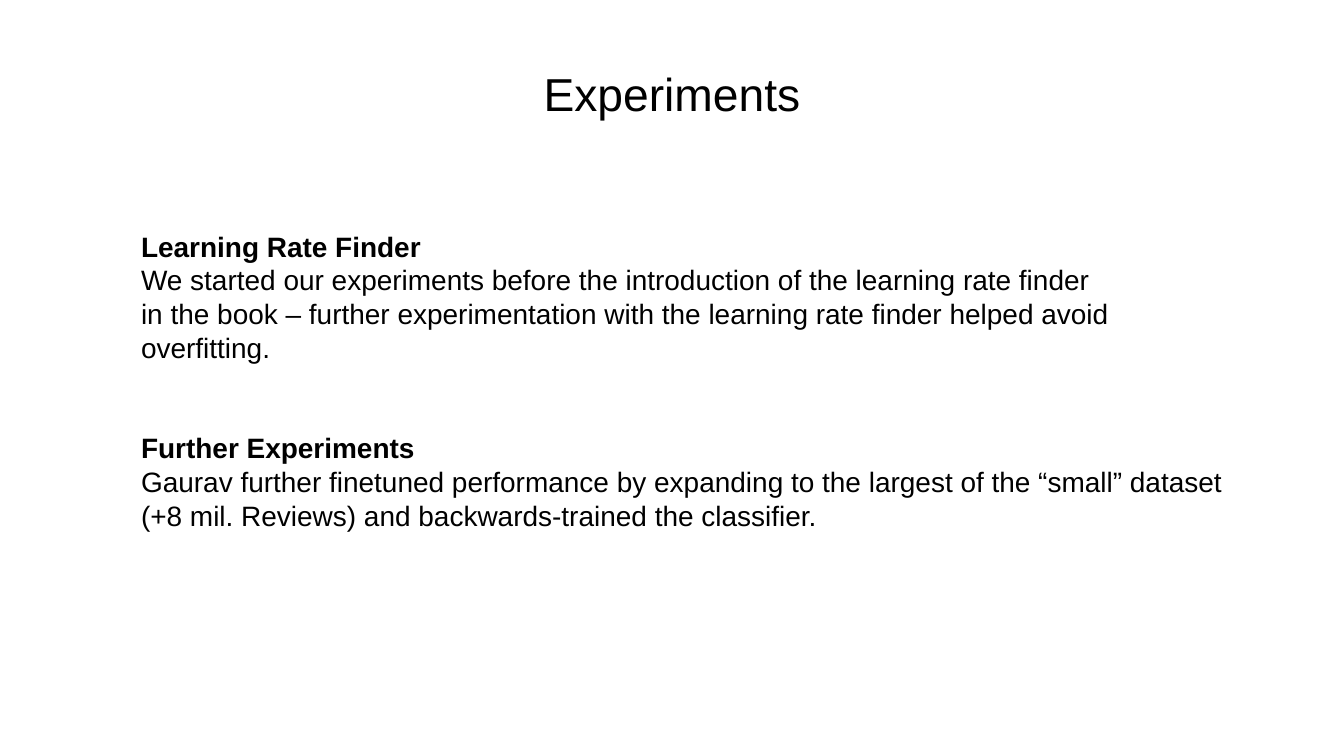
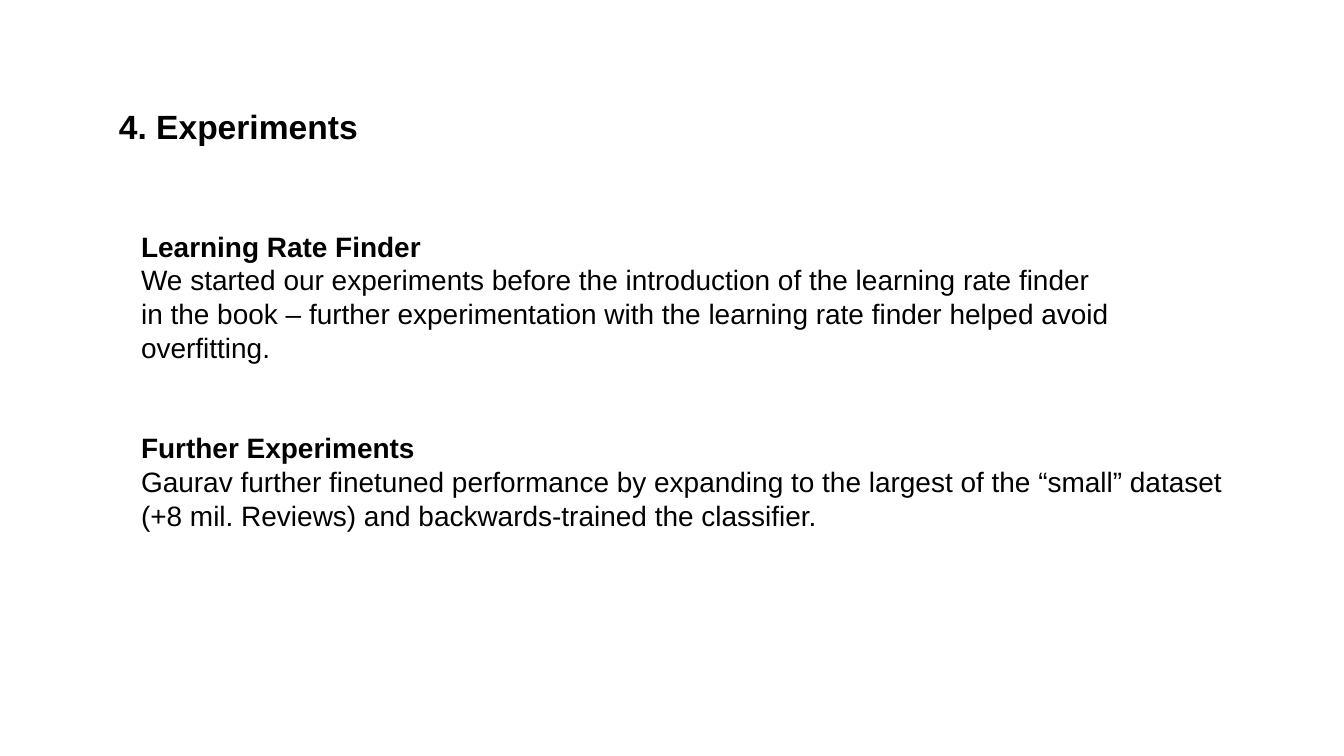
Before and after one commit to postprandial/fastai-amazonreview, a slide deck: slide 9 of Amazon_Review_Helpfulness_NLP-1-ONLINE.pptx. Drawn at 1344x756 pixels with LibreOffice and Linux fonts; fonts in the diff are those of the drawing. Boxes give left, top, right and bottom in pixels: in the first picture for what was removed or moved away, otherwise in the second. Text is boxed around its words. In the diff, an @@ line names an element or a change of style, - is before the commit and + after.

```diff
--- a/Amazon_Review_Helpfulness_NLP-1-ONLINE.pptx
+++ b/Amazon_Review_Helpfulness_NLP-1-ONLINE.pptx
@@ text "4. Experiments" at <box>119,114,357,146</box>: vertical alignment middle to top @@
@@ text at <box>119,114,357,146</box>: text changed; size 66 to 48 pt; bold on @@
-Experiments
+4. Experiments
```
Also in this commit, not shown: 12 other slides changed, 3 other files.
